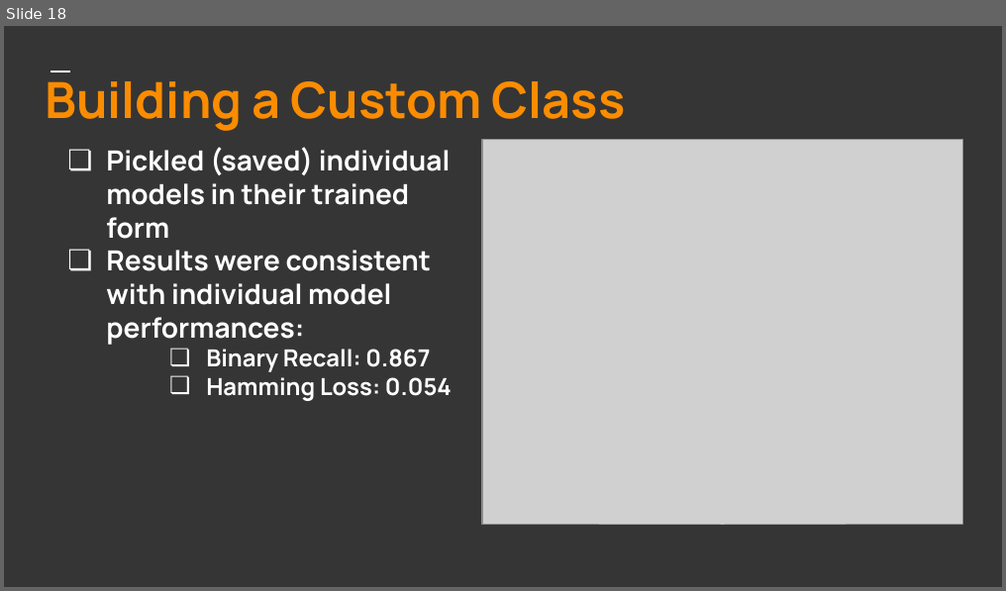
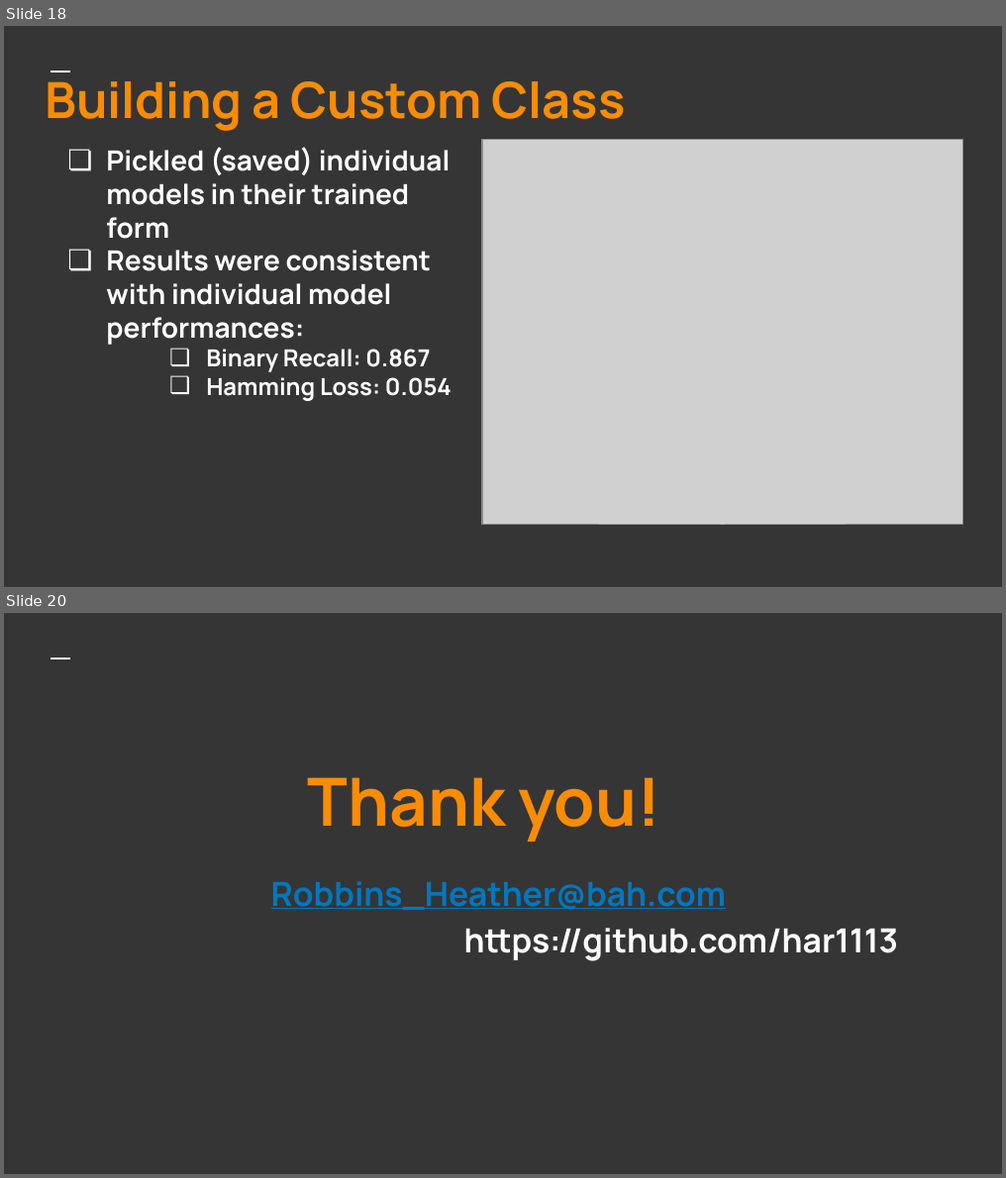
Before and after one commit to har1113/techx_online_toxicity_classification, a slide deck: Taming The Trolls.pptx. Shown one above the other, each under a label of ours: slide 18 before the commit, slides 18 and 20 after it; the slides between them are not shown. The pictures are 1006x591 and 1006x1178 pixels, drawn with LibreOffice and Linux fonts; fonts in the diff are those of the drawing; grey boxes stand for pictures. Boxes give left, top, right and bottom in pixels: in the first picture for what was removed or moved away, otherwise in the second. Text is boxed around its words. In the diff, an @@ line names an element or a change of style, - is before the commit and + after.

```diff
--- a/Taming The Trolls.pptx
+++ b/Taming The Trolls.pptx
@@ slide 20 added at [4, 613, 1002, 1174], background #353535; not listed: 1 template element that a slide beside it also shows @@
@@ title added at [271, 777, 898, 961], 24 pt, text #FFFFFF, bold @@
+Thank you!
+Robbins_Heather@bah.com
+https://github.com/har1113
```
Also in this commit, not shown: 3 slides changed, 1 other slide added.
